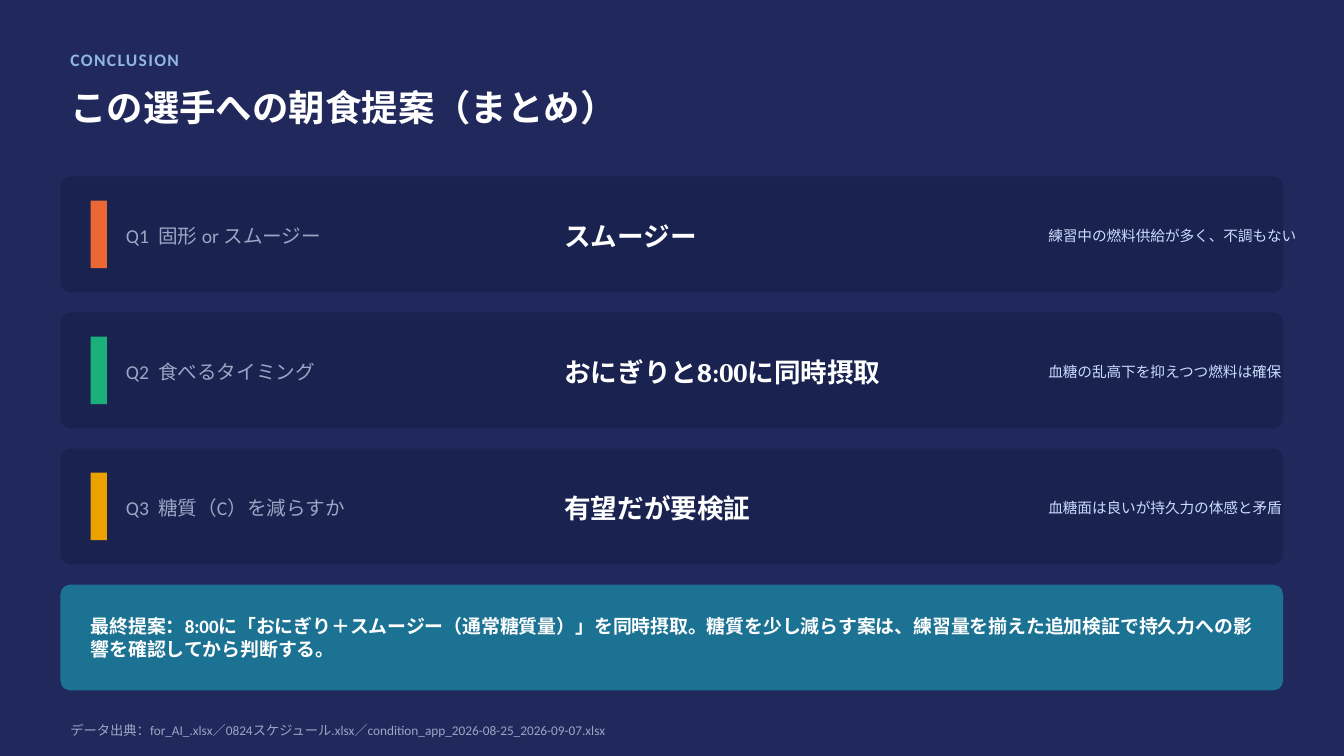
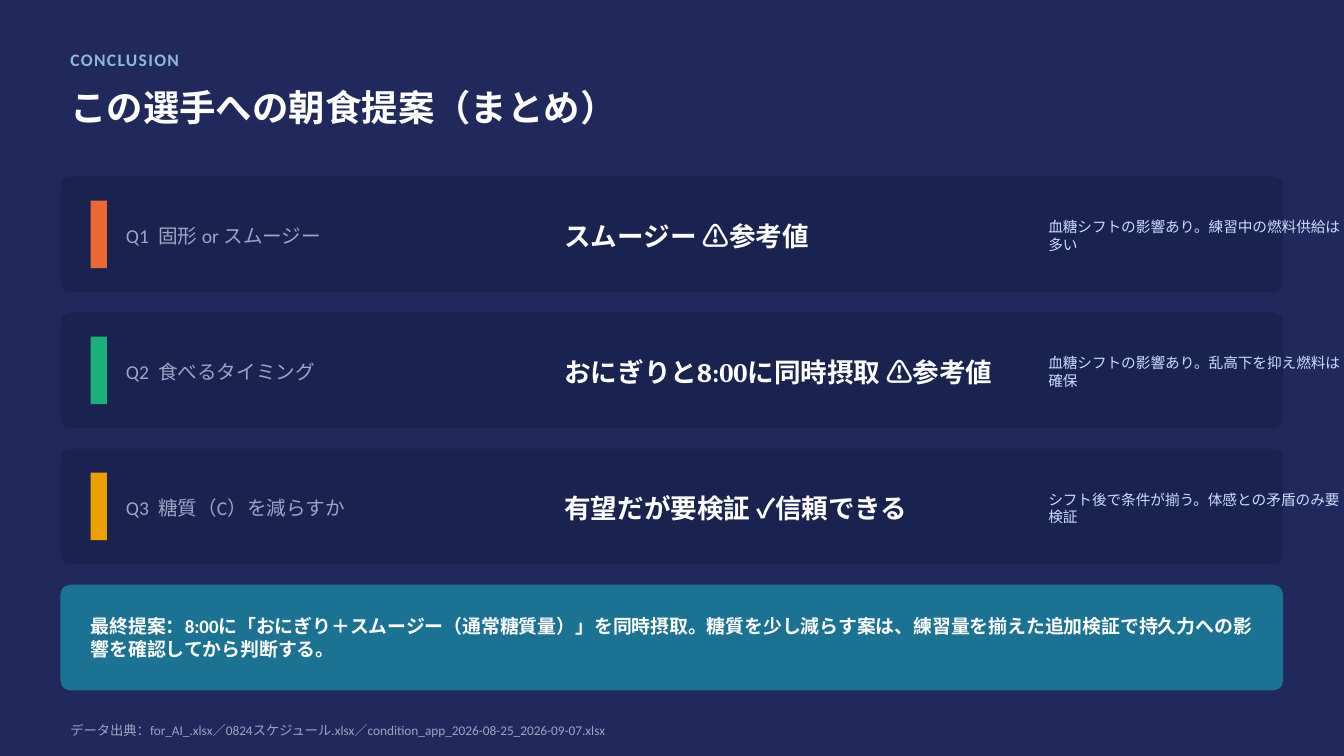
Before and after one commit to atsuh2022-ux/AK, a slide deck: slide 9 of analysis/slides/朝食提案_3つの問い.pptx (slide 8 before the commit). Drawn at 1344x756 pixels with LibreOffice and Linux fonts; fonts in the diff are those of the drawing. Boxes give left, top, right and bottom in pixels: in the first picture for what was removed or moved away, otherwise in the second. Text is boxed around its words. In the diff, an @@ line names an element or a change of style, - is before the commit and + after.

```diff
--- a/analysis/slides/朝食提案_3つの問い.pptx
+++ b/analysis/slides/朝食提案_3つの問い.pptx
@@ text at bbox=[564, 223, 809, 249]: text changed @@
-スムージー
+スムージー ⚠参考値
@@ text at bbox=[1048, 219, 1340, 251]: text changed @@
-練習中の燃料供給が多く、不調もない
+血糖シフトの影響あり。練習中の燃料供給は多い
@@ text at bbox=[564, 359, 992, 385]: text changed @@
-おにぎりと8:00に同時摂取
+おにぎりと8:00に同時摂取 ⚠参考値
@@ text at bbox=[1048, 355, 1340, 387]: text changed @@
-血糖の乱高下を抑えつつ燃料は確保
+血糖シフトの影響あり。乱高下を抑え燃料は確保
@@ text at bbox=[564, 495, 907, 521]: text changed @@
-有望だが要検証
+有望だが要検証 ✓信頼できる
@@ text at bbox=[1048, 492, 1339, 523]: text changed @@
-血糖面は良いが持久力の体感と矛盾
+シフト後で条件が揃う。体感との矛盾のみ要検証
```
Also in this commit, not shown: 4 other slides changed, 1 slide added, 9 other files.
